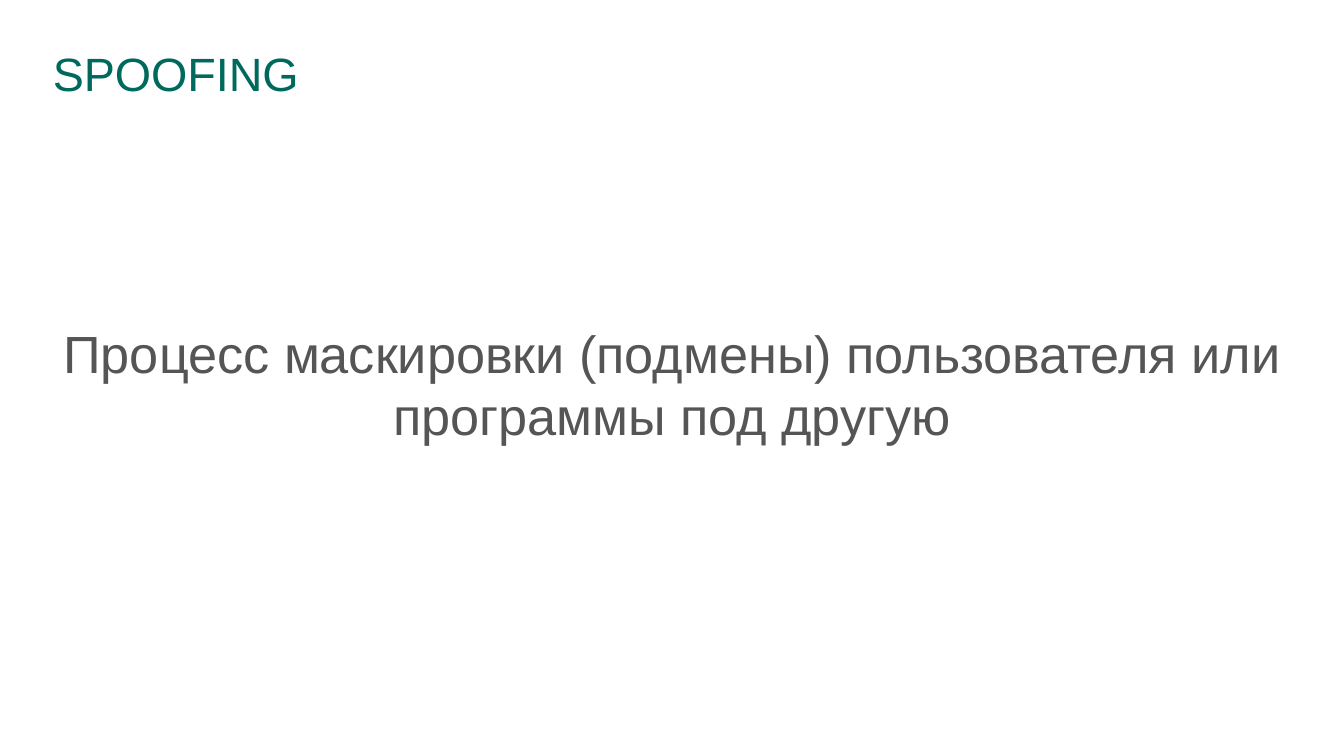
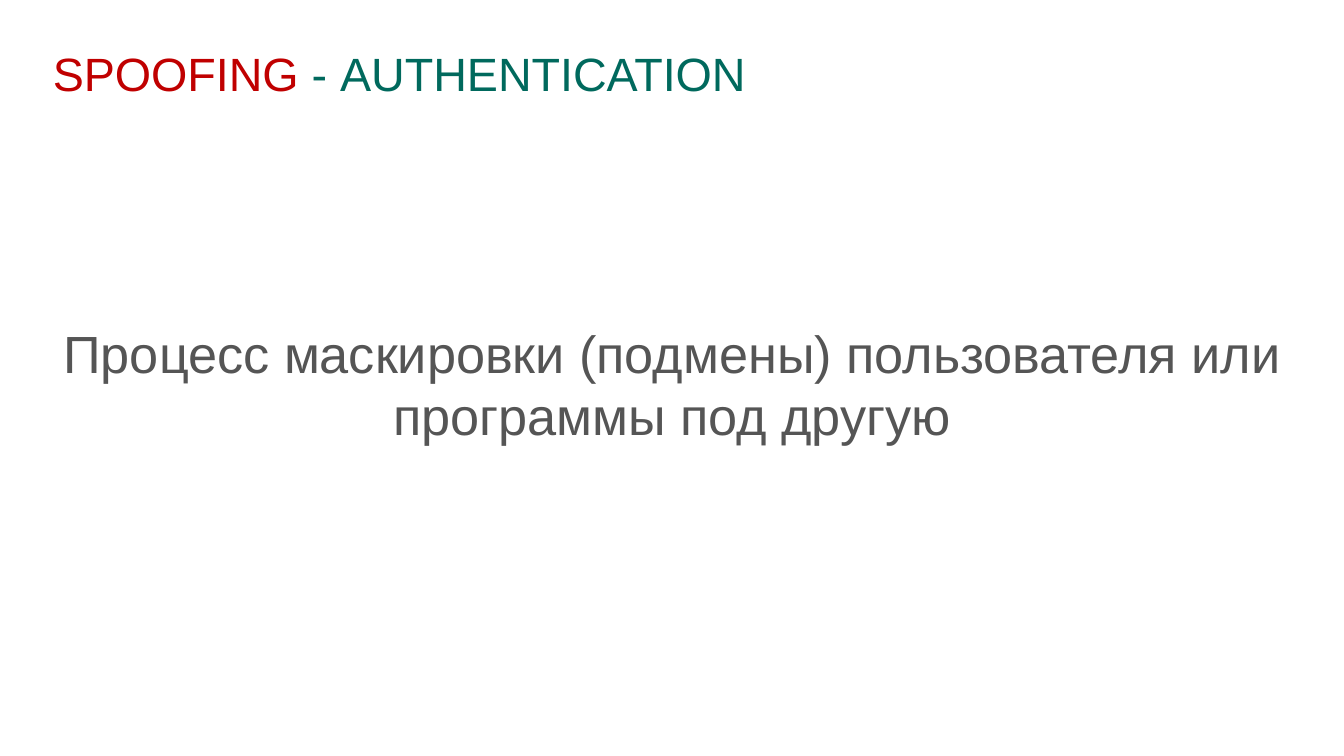
Before and after one commit to prograholic/prograholic.github.io, a slide deck: slide 9 of nsu_31_01_2017/31.01.2017_kutumov.pptx (slide 10 before the commit). Drawn at 1344x756 pixels with LibreOffice and Linux fonts; fonts in the diff are those of the drawing; background and template pictures are left out. Boxes give left, top, right and bottom in pixels: in the first picture for what was removed or moved away, otherwise in the second. Text is boxed around its words. In the diff, an @@ line names an element or a change of style, - is before the commit and + after.

```diff
--- a/nsu_31_01_2017/31.01.2017_kutumov.pptx
+++ b/nsu_31_01_2017/31.01.2017_kutumov.pptx
@@ title at box(53, 58, 746, 92): text changed @@
-SPOOFING
+SPOOFING - AUTHENTICATION
```
Also in this commit, not shown: 8 other slides changed, 1 slide added, 1 slide removed, 1 other file.
